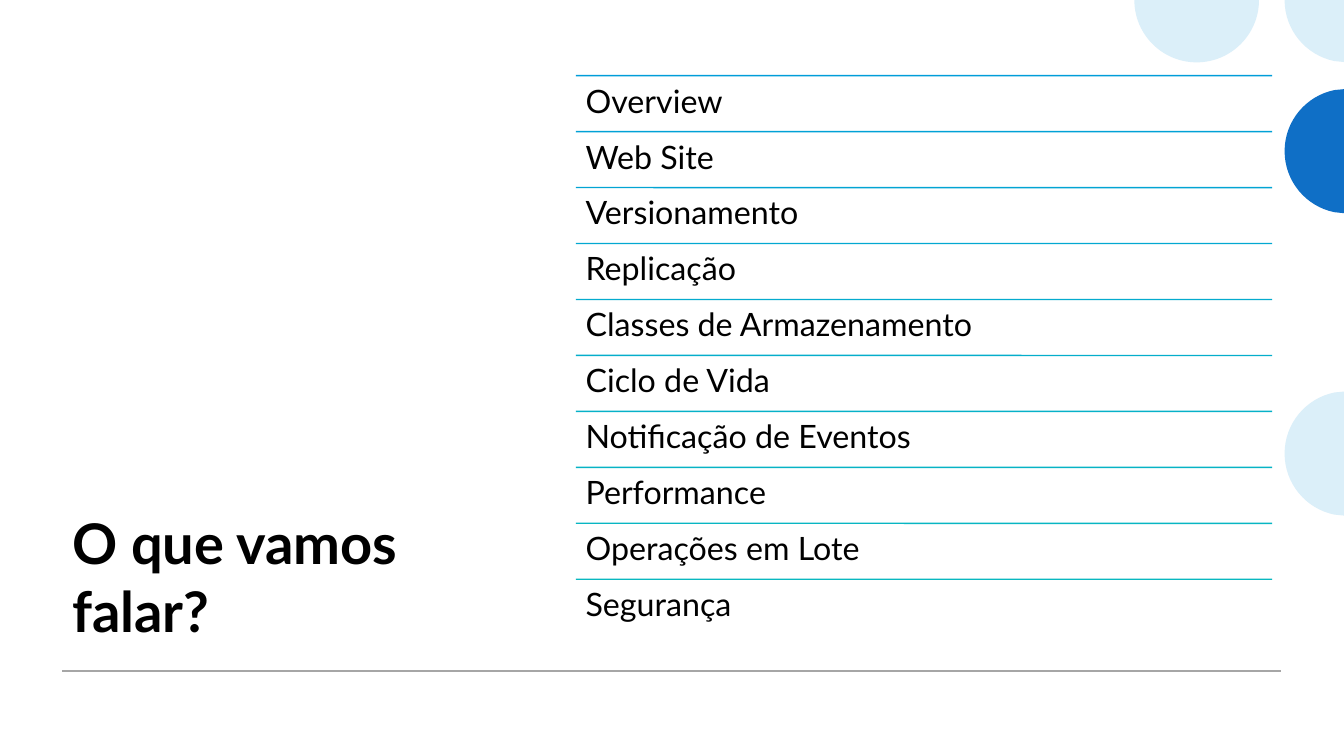
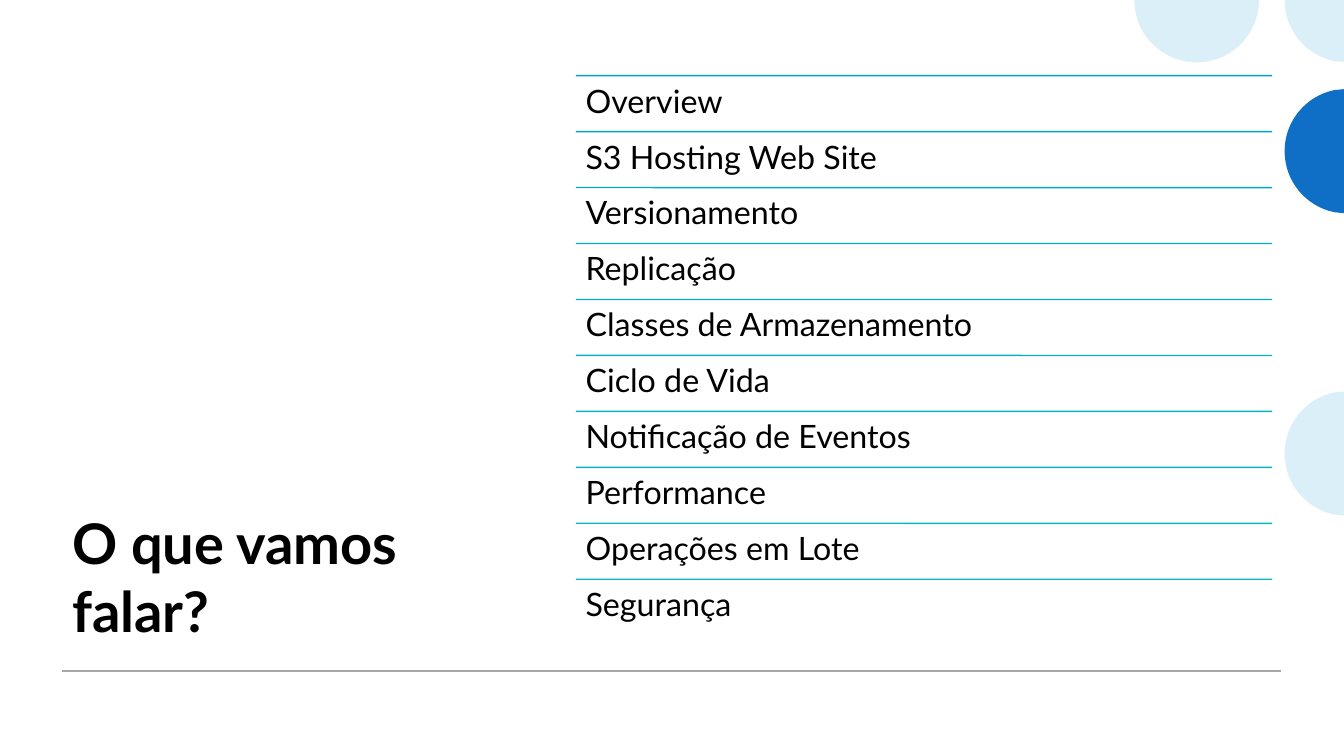
Before and after one commit to alanmourad/docs-aws, a slide deck: slide 3 of aws_work3_s3.pptx. Drawn at 1344x756 pixels with LibreOffice and Linux fonts; fonts in the diff are those of the drawing. Boxes give left, top, right and bottom in pixels: in the first picture for what was removed or moved away, otherwise in the second. Text is boxed around its words. In the diff, an @@ line names an element or a change of style, - is before the commit and + after.

```diff
--- a/aws_work3_s3.pptx
+++ b/aws_work3_s3.pptx
@@ text at [586,145,877,175]: text changed @@
-Web Site
+S3 Hosting Web Site
```
Also in this commit, not shown: 12 other slides changed, 5 slides added.
